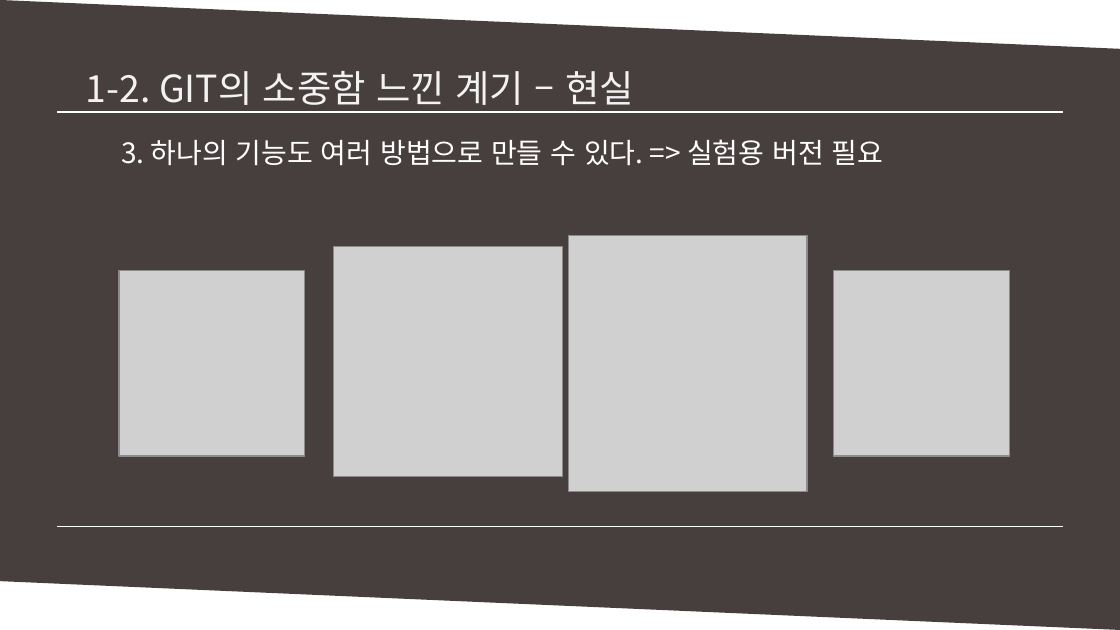
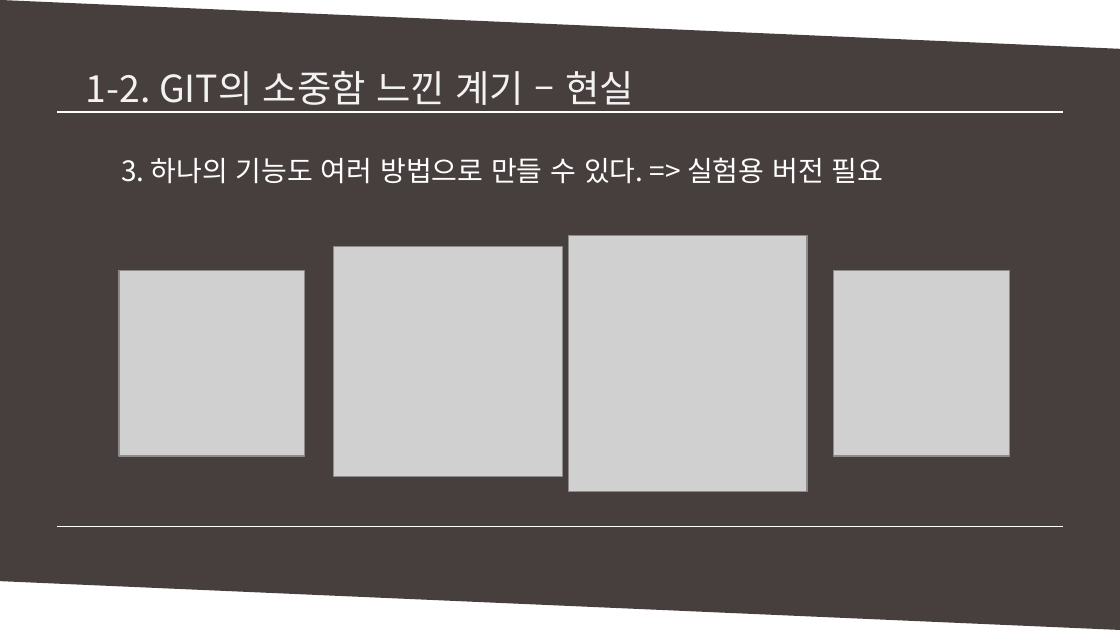
Before and after one commit to MinSikMoon/pptgit, a slide deck: slide 11 of git발표.pptx. Drawn at 1120x630 pixels with LibreOffice and Linux fonts; fonts in the diff are those of the drawing; grey boxes stand for pictures. Boxes give left, top, right and bottom in pixels: in the first picture for what was removed or moved away, otherwise in the second. Text is boxed around its words. In the diff, an @@ line names an element or a change of style, - is before the commit and + after.

```diff
--- a/git발표.pptx
+++ b/git발표.pptx
@@ text "3. 하나의 기능도 여러 방법으로 ...": place and size @@
-text "3. 하나의 기능도 여러 방법으로 ..." at [121, 139, 884, 166]
+text "3. 하나의 기능도 여러 방법으로 ..." at [121, 157, 884, 184]
```
Also in this commit, not shown: 4 other slides changed, 4 slides added.
